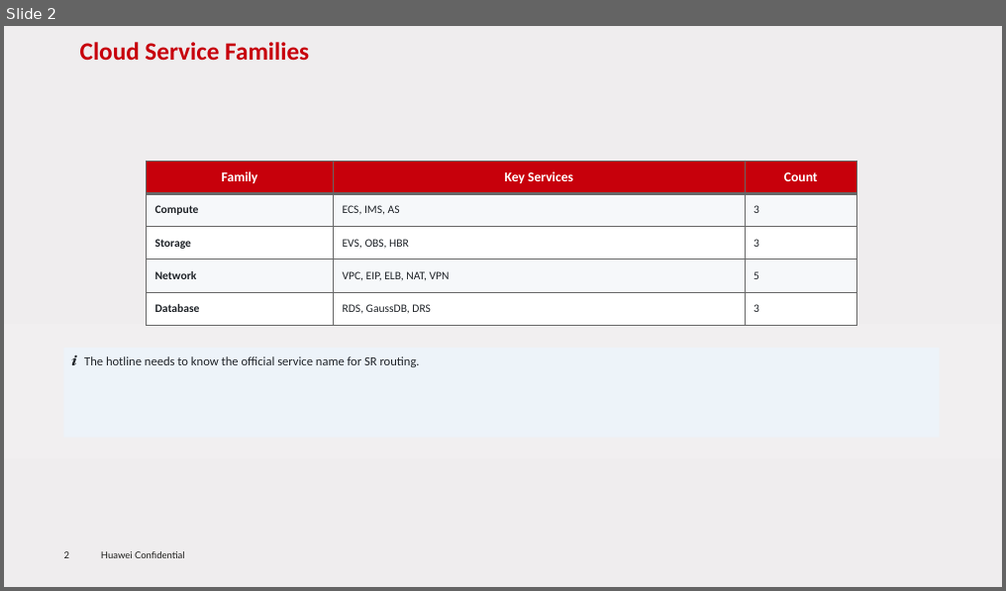
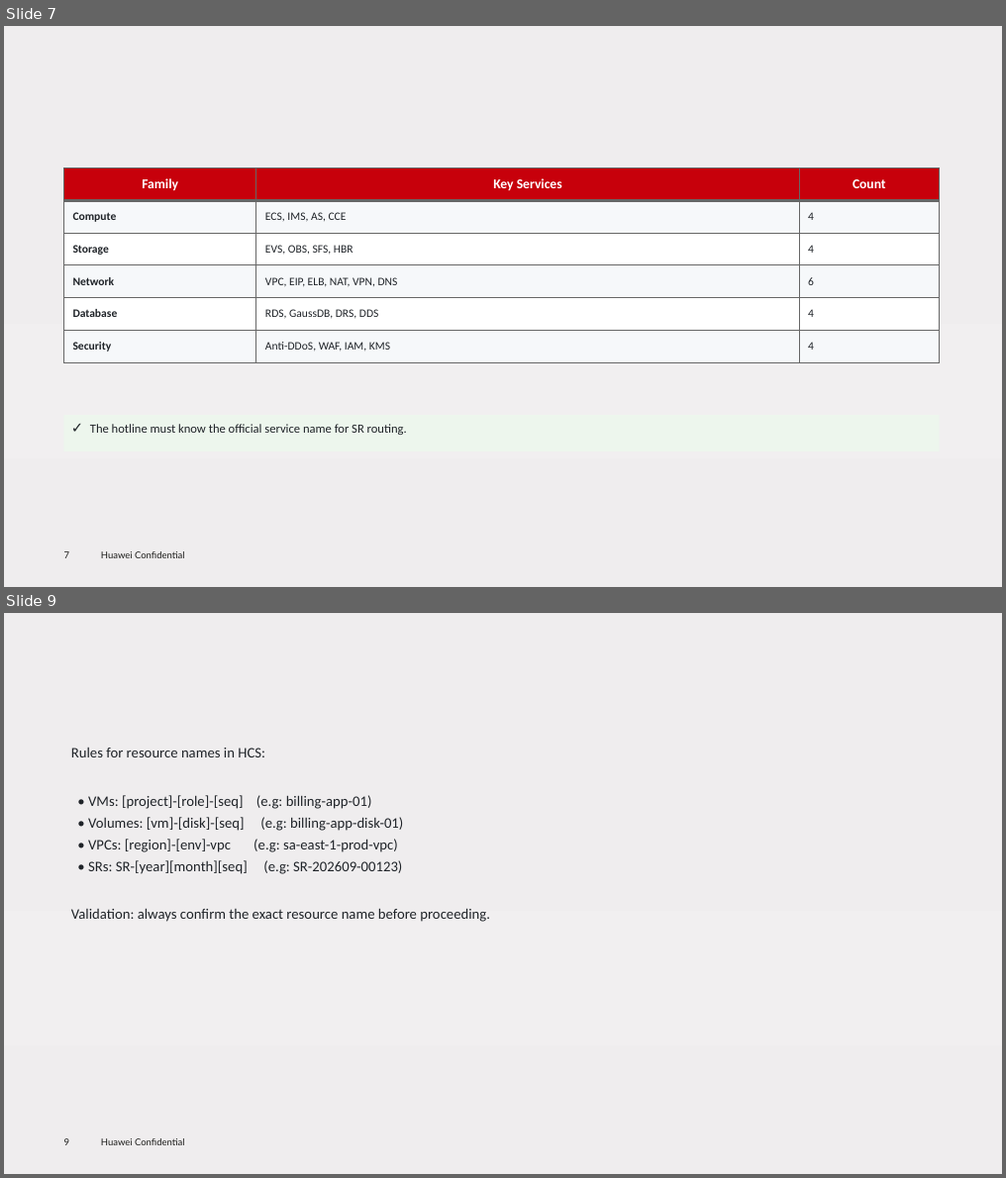
Before and after one commit to RaulMyron/Huawei-doc-templates, a slide deck: examples/ppt/en/sample-en.pptx. Shown one above the other, each under a label of ours: slide 2 before the commit, slides 7 and 9 after it; the slides between them are not shown. The pictures are 1006x591 and 1006x1178 pixels, drawn with LibreOffice and Linux fonts; fonts in the diff are those of the drawing; background and template pictures are left out. Boxes give left, top, right and bottom in pixels: in the first picture for what was removed or moved away, otherwise in the second. Text is boxed around its words. In the diff, an @@ line names an element or a change of style, - is before the commit and + after.

Commit message:
PPT library: flowcharts, auto-size callouts, table overflow fix, title positioning
- Add flowchart helpers: flow_box, flow_arrow, flow_decision,
  flowchart_vertical, flowchart_horizontal
- Callout boxes: dynamic height based on text length, no footer overlap
- Tables: auto-calculate column widths from content, prevent overflow,
  reduce font size for many columns
- Lower content slide titles (top=0.35 instead of template default)
- Add FOOTER_Y and MAX_CONTENT_Y constants
- Increase TOP_CONTENT to 1.7 for more space below titles

```diff
--- a/examples/ppt/en/sample-en.pptx
+++ b/examples/ppt/en/sample-en.pptx
@@ slide 9 added at (4, 613, 1002, 1174), background gradient #EFEDEE to #F1EFF0 to #EFEBEC; not listed: 2 template elements that a slide beside it also shows @@
@@ text added at (71, 748, 490, 922), 14 pt, text #1F2328 @@
+Rules for resource names in HCS:
+• VMs: [project]-[role]-[seq] (e.g: billing-app-01)
+• Volumes: [vm]-[disk]-[seq] (e.g: billing-app-disk-01)
+• VPCs: [region]-[env]-vpc (e.g: sa-east-1-prod-vpc)
+• SRs: SR-[year][month][seq] (e.g: SR-202609-00123)
+Validation: always confirm the exact resource name before proceeding.
@@ what was slide 2 is now slide 7 @@
@@ slide 7 changed as well @@
@@ title removed at (80, 42, 309, 60) @@
-Cloud Service Families
@@ table at (63, 169, 939, 363) @@
-row 2: Compute | ECS, IMS, AS | 3
-row 3: Storage | EVS, OBS, HBR | 3
-row 4: Network | VPC, EIP, ELB, NAT, VPN | 5
-row 5: Database | RDS, GaussDB, DRS | 3
+row 2: Compute | ECS, IMS, AS, CCE | 4
+row 3: Storage | EVS, OBS, SFS, HBR | 4
+row 4: Network | VPC, EIP, ELB, NAT, VPN, DNS | 6
+row 5: Database | RDS, GaussDB, DRS, DDS | 4
+row 6: Security | Anti-DDoS, WAF, IAM, KMS | 4
@@ table: place and size @@
-table at (147, 161, 856, 325)
+table at (63, 169, 939, 363)
@@ text at (90, 424, 407, 435): text changed @@
-ℹ The hotline needs to know the official service name for SR routing.
+✓ The hotline must know the official service name for SR routing.
@@ page number at (64, 552, 69, 559): text changed @@
-2
+7
```
Also in this commit, not shown: 1 other slide changed, 21 other slides added, 1 slide removed, 7 other files.
